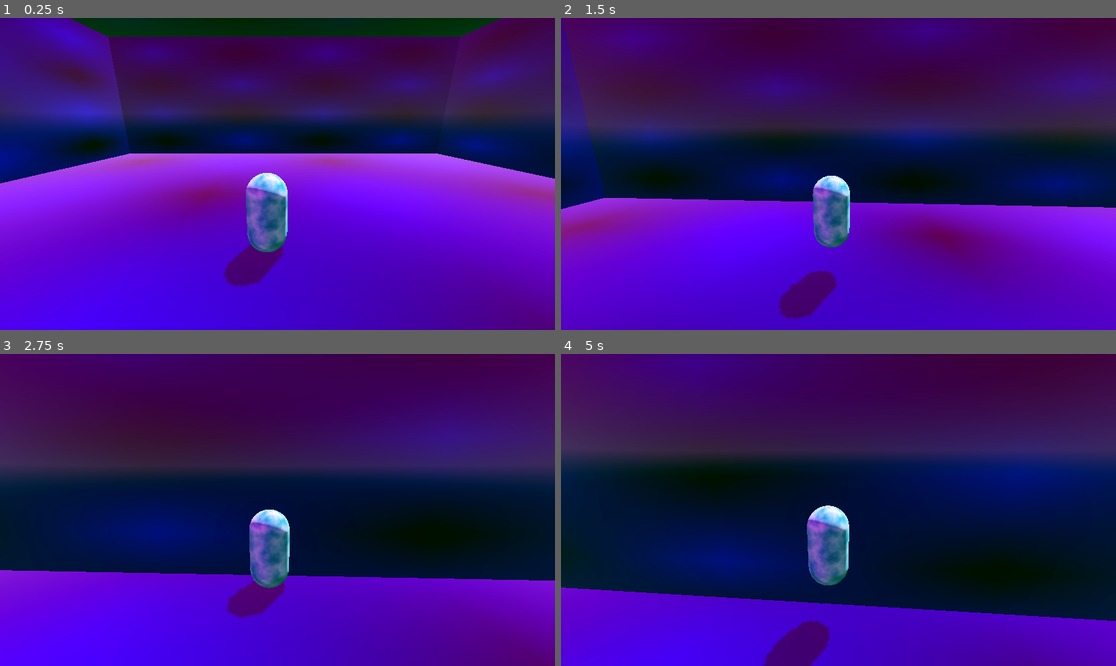
Above: before the commit, frames 1-4 (two rows, left to right).
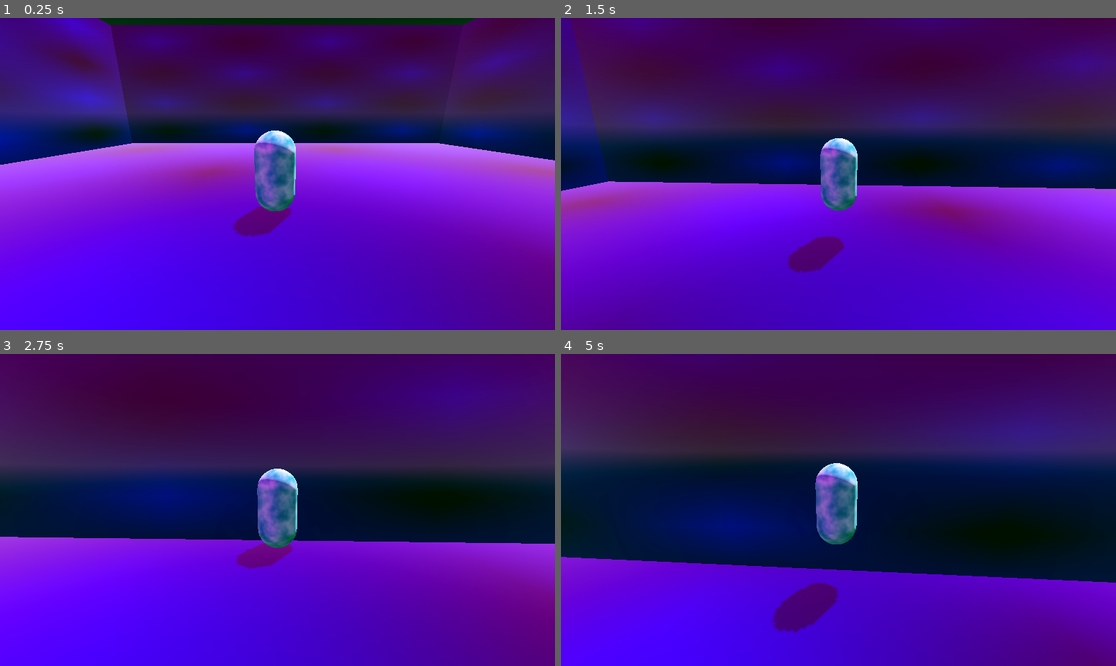
Above: after the commit, the same moments.

Repository: heycrisp/Godot-Cookbook
Game: Godot game, scene res://third-person-controller/demo.tscn
The game is run twice, just before and just after one commit, with the same random seed, the same clock (stepped at 60 frames per second) and the same inputs. The project has no main scene, so this scene is started directly.
Inputs (mouse positions are in pixels of both pictures, inside the frame that each line leads up to):
- Up to frame 1 (0.25 s): no input
- Up to frame 2 (1.5 s): move the mouse to (866, 174) at 0.52 s; hold Shift (dash) 0.53-1.28 s; hold W (move_up) from 0.53 s (still down); tap Space (jump) at 0.77 s; move the mouse to (810, 174) at 1.27 s; tap Down (look_down) at 1.35 s
- Up to frame 3 (2.75 s): keep holding W (move_up); tap Space (jump) at 1.52 s; move the mouse to (288, 503) at 2.02 s; tap Left (look_left) at 2.1 s
- Up to frame 4 (5 s): keep holding W (move_up); move the mouse to (832, 516) at 2.77 s; tap Right (look_right) at 2.85 s; tap Space (jump) at 3.02, 3.77, 4.52 s; move the mouse to (877, 513) at 3.52 s; tap Up (look_up) at 3.6 s; move the mouse to (794, 506) at 4.27 s; tap Shift (dash) at 4.35 s

The runs differ from the first frame. In frame 1, 39% of the frame differs, in the area x 0-100%, y 0-94%; in frame 2, 41%; in frame 3, 35%; in frame 4, 45%, in the area x 0-100%, y 0-100%.

Commit message:
Add spring arm to camera

Diff:
--- a/third-person-controllers/third-person-controller/third-person-controller.tscn
+++ b/third-person-controllers/third-person-controller/third-person-controller.tscn
@@ -35,6 +35,8 @@
 
 [sub_resource type="CapsuleShape3D" id="CapsuleShape3D_ss2ul"]
 
+[sub_resource type="SeparationRayShape3D" id="SeparationRayShape3D_yid2g"]
+
 [node name="Player" type="CharacterBody3D"]
 script = ExtResource("1_raonk")
 
@@ -61,8 +63,13 @@
 [node name="Pitch" type="Node3D" parent="Twist"]
 transform = Transform3D(1, 0, 0, 0, 0.965926, 0.258819, 0, -0.258819, 0.965926, 0, 0, 0)
 
-[node name="FreeCamera" type="Camera3D" parent="Twist/Pitch"]
-transform = Transform3D(1, 0, 0, 0, 1, 0, 0, 0, 1, 0.2, 1, 5)
+[node name="SpringArm3D" type="SpringArm3D" parent="Twist/Pitch"]
+transform = Transform3D(1, 0, 0, 0, 1, 0, 0, 0, 1, 0, 0, 0)
+shape = SubResource("SeparationRayShape3D_yid2g")
+spring_length = 5.0
+
+[node name="FreeCamera" type="Camera3D" parent="Twist/Pitch/SpringArm3D"]
+transform = Transform3D(1, 0, 0, 0, 1, 1.49012e-08, 0, -1.49012e-08, 1, 0.2, 1, 0)
 
 [node name="StateMachine" type="Node" parent="." node_paths=PackedStringArray("initial_state")]
 script = ExtResource("2_hq6i3")
Not shown: 1 places in third-person-controllers/third-person-controller/third-person-controller.tscn that only renumber resources
